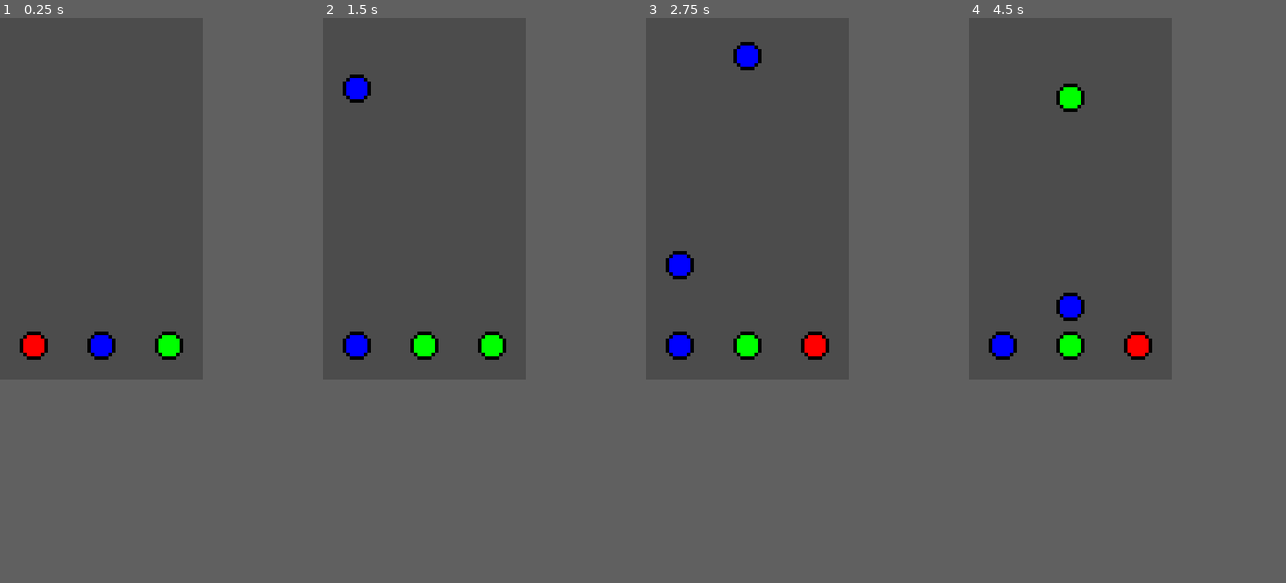
Above: before the commit, frames 1-4 (left to right).
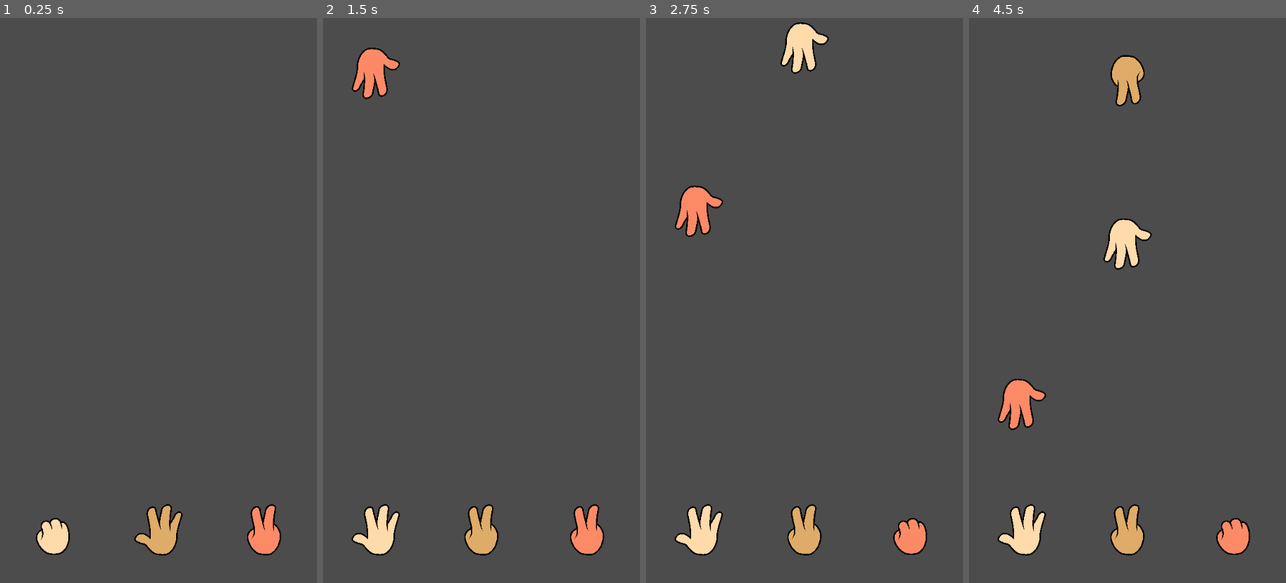
Above: after the commit, the same moments.

Repository: armancs12/RPS
Game: Godot game, scene res://scenes/Game.tscn
Same seed, same stepped clock (60 frames per second), same inputs: the game is played once before the commit and once after it. The project has no main scene, so this scene is started directly.
Inputs (mouse positions are in pixels of both pictures, inside the frame that each line leads up to):
- Up to frame 1 (0.25 s): no input
- Up to frame 2 (1.5 s): tap Enter at 0.5 s; move the mouse to (357, 345) at 0.52 s; click (357, 345) at 0.67 s; move the mouse to (424, 345) at 1.27 s; click (424, 345) at 1.42 s
- Up to frame 3 (2.75 s): move the mouse to (814, 345) at 2.02 s; click (814, 345) at 2.17 s
- Up to frame 4 (4.5 s): move the mouse to (1060, 272) at 2.77 s; click (1060, 272) at 2.92 s; move the mouse to (1130, 255) at 3.52 s; click (1130, 255) at 3.67 s; move the mouse to (1010, 142) at 4.27 s; click (1010, 142) at 4.42 s
In our replay, the window is 288x512 before the commit and 450x800 after it. These sizes can differ from the game's own. Grey fills any space a smaller window leaves; there, only what the larger window draws over its background counts as a difference.

The runs differ from the first frame. In frame 1, 3.2% of the frame differs, in the area x 6-89%, y 55-96%; in frame 2, 4.4%; in frame 3, 5.6%; in frame 4, 6.3%, in the area x 6-89%, y 6-96%.

Commit message:
New hand sprites are added and views are configured for new sprites.

Diff:
--- a/objects/EnemyHand/EnemyHand.gd
+++ b/objects/EnemyHand/EnemyHand.gd
@@ -6,7 +6,7 @@
 func _enter_tree():
 	randomize()
 	#Set random x pos in 3 lanes
-	var laneWidth = (get_viewport().size.x / 3)
+	var laneWidth = get_viewport_rect().size.x / 3
 	position.x = laneWidth * floor(rand_range(1, 4)) - (laneWidth / 2)
 
 	index = floor(rand_range(0,3))
--- a/objects/EnemyHand/EnemyHand.tscn
+++ b/objects/EnemyHand/EnemyHand.tscn
@@ -1,10 +1,10 @@
 [gd_scene load_steps=4 format=2]
 
 [ext_resource path="res://objects/EnemyHand/EnemyHand.gd" type="Script" id=1]
-[ext_resource path="res://assets/circle.png" type="Texture" id=2]
+[ext_resource path="res://assets/sprites/hand/Template.png" type="Texture" id=2]
 
 [sub_resource type="RectangleShape2D" id=1]
-extents = Vector2( 24, 24 )
+extents = Vector2( 48, 48 )
 
 [node name="EnemyHand" type="Area2D"]
 script = ExtResource( 1 )
@@ -13,5 +13,5 @@
 shape = SubResource( 1 )
 
 [node name="Sprite" type="Sprite" parent="."]
-scale = Vector2( 5, 5 )
+rotation = 3.14159
 texture = ExtResource( 2 )
--- a/objects/Hand.gd
+++ b/objects/Hand.gd
@@ -2,13 +2,35 @@
 class_name Hand
 
 export var index: int
+export var skinColor: int
+export var sprite: Texture
 
-var colors: Array = [
-	Color.red,
-	Color.blue,
-	Color.green
+var sprites: Array = [
+	#Rock
+	[
+		preload("res://assets/sprites/hand/rock/Rock.png"),
+		preload("res://assets/sprites/hand/rock/Rock1.png"),
+		preload("res://assets/sprites/hand/rock/Rock2.png"),
+		preload("res://assets/sprites/hand/rock/Rock3.png")
+	],
+	#Paper
+	[
+		preload("res://assets/sprites/hand/paper/Paper.png"),
+		preload("res://assets/sprites/hand/paper/Paper1.png"),
+		preload("res://assets/sprites/hand/paper/Paper2.png"),
+		preload("res://assets/sprites/hand/paper/Paper3.png")
+	],
+	#Scissors
+	[
+		preload("res://assets/sprites/hand/scissors/Scissors.png"),
+		preload("res://assets/sprites/hand/scissors/Scissors1.png"),
+		preload("res://assets/sprites/hand/scissors/Scissors2.png"),
+		preload("res://assets/sprites/hand/scissors/Scissors3.png"),
+	]
 ]
 
+func _enter_tree():
+	skinColor = floor(rand_range(0,4))
+
 func getHand(index: int):
-	#TODO: Get Sprite
-	$Sprite.modulate = colors[index]
+	$Sprite.texture = sprites[index][skinColor]
--- a/objects/PlayerHand/PlayerHand.tscn
+++ b/objects/PlayerHand/PlayerHand.tscn
@@ -1,6 +1,6 @@
 [gd_scene load_steps=8 format=2]
 
-[ext_resource path="res://assets/circle.png" type="Texture" id=1]
+[ext_resource path="res://assets/sprites/hand/Template.png" type="Texture" id=1]
 [ext_resource path="res://objects/PlayerHand/MouseInput.gd" type="Script" id=2]
 [ext_resource path="res://objects/PlayerHand/KeyInput.gd" type="Script" id=3]
 [ext_resource path="res://objects/PlayerHand/PlayerHand.gd" type="Script" id=4]
@@ -8,7 +8,7 @@
 [ext_resource path="res://objects/PlayerHand/Encounterer.gd" type="Script" id=6]
 
 [sub_resource type="RectangleShape2D" id=1]
-extents = Vector2( 24, 24 )
+extents = Vector2( 48, 48 )
 
 [node name="PlayerHand" type="Area2D"]
 script = ExtResource( 4 )
@@ -21,8 +21,6 @@
 shape = SubResource( 1 )
 
 [node name="Sprite" type="Sprite" parent="."]
-modulate = Color( 1, 0, 0, 1 )
-scale = Vector2( 5, 5 )
 texture = ExtResource( 1 )
 
 [node name="ChangeHandRequests" type="Node" parent="."]
--- a/project.godot
+++ b/project.godot
@@ -22,10 +22,19 @@
 
 config/name="RPS"
 
+[debug]
+
+gdscript/warnings/enable=false
+
 [display]
 
-window/size/width=288
-window/size/height=512
+window/size/width=576
+window/size/height=1024
+window/size/test_width=288
+window/size/test_height=512
+window/handheld/orientation="portrait"
+window/stretch/mode="2d"
+window/stretch/aspect="keep_width"
 
 [rendering]
 
--- a/scenes/Game.tscn
+++ b/scenes/Game.tscn
@@ -8,14 +8,14 @@
 script = ExtResource( 4 )
 
 [node name="PlayerHand" parent="." instance=ExtResource( 1 )]
-position = Vector2( 48, 464 )
+position = Vector2( 96, 928 )
 index = 0
 
 [node name="PlayerHand2" parent="." instance=ExtResource( 1 )]
-position = Vector2( 144, 464 )
+position = Vector2( 288, 928 )
 
 [node name="PlayerHand3" parent="." instance=ExtResource( 1 )]
-position = Vector2( 240, 464 )
+position = Vector2( 480, 928 )
 index = 2
 
 [node name="EnemyHandGenerator" parent="." instance=ExtResource( 2 )]
Binary file added: assets/sprites/hand/Template.png
Not shown, added: assets/sprites/hand/Template.png.import
Binary file added: assets/sprites/hand/paper/Paper.png
Not shown, added: assets/sprites/hand/paper/Paper.png.import
Binary file added: assets/sprites/hand/paper/Paper1.png
Not shown, added: assets/sprites/hand/paper/Paper1.png.import
Binary file added: assets/sprites/hand/paper/Paper2.png
Not shown, added: assets/sprites/hand/paper/Paper2.png.import
Binary file added: assets/sprites/hand/paper/Paper3.png
Not shown, added: assets/sprites/hand/paper/Paper3.png.import
Binary file added: assets/sprites/hand/rock/Rock.png
Not shown, added: assets/sprites/hand/rock/Rock.png.import
(and 14 more such lines)
